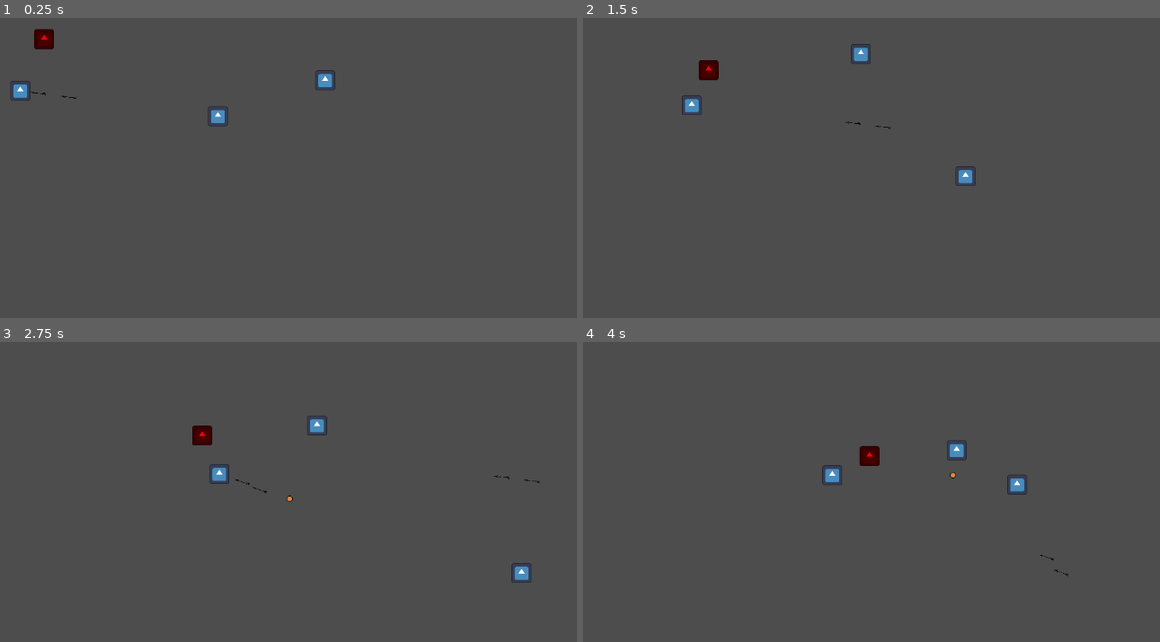
Above: before the commit, frames 1-4 (two rows, left to right).
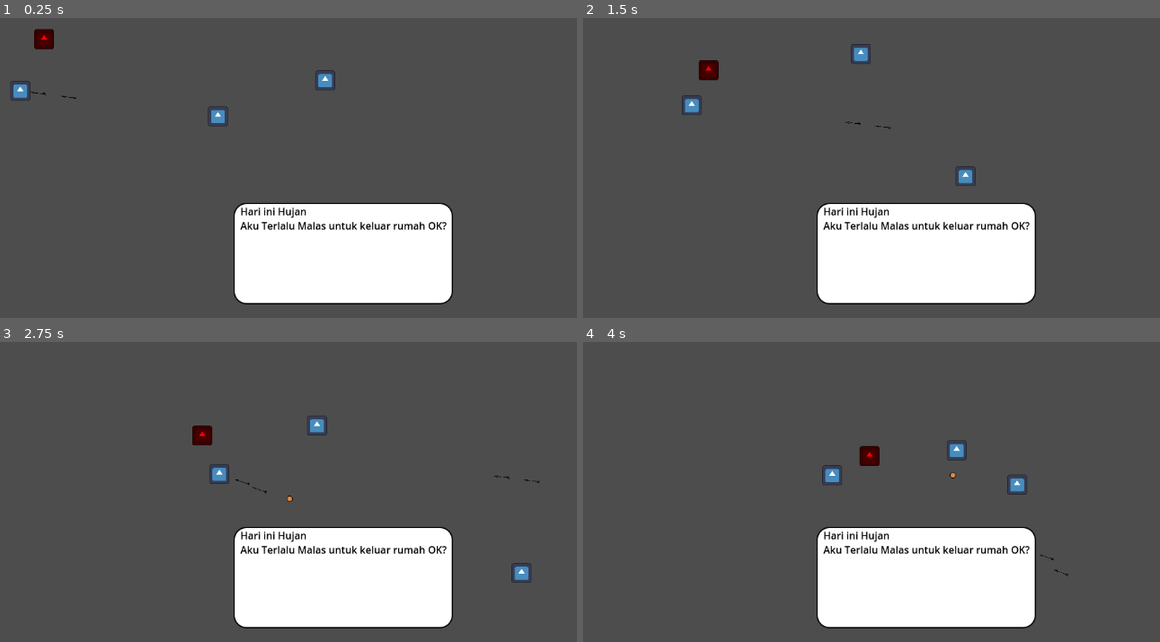
Above: after the commit, the same moments.

Repository: musyaffa-iman/GIMERSIA-FirstLineGames
Game: Godot game, scene res://scenes/game.tscn
Two runs of this game, one before a commit and one after it. Both use one fixed random seed, a clock stepped at 60 frames per second and the inputs below. The engine's default icon, where the game draws it, is replaced by a stand-in: a white triangle on a blue panel in a dark square.
Inputs:
- Up to frame 1 (0.25 s): no input
- Up to frame 2 (1.5 s): hold Right (move_right) 0.53-1.28 s; tap J (dash) at 0.6, 1.35 s; hold Down (move_down) from 1.28 s (still down)
- Up to frame 3 (2.75 s): release Down (move_down) at 2.03 s; hold Right (move_right) from 2.03 s (still down); tap J (dash) at 2.1 s
- Up to frame 4 (4 s): release Right (move_right) at 2.78 s; hold Up (move_up) 2.78-3.53 s; tap J (dash) at 2.85, 3.6 s; hold Left (move_left) from 3.53 s (still down)

The runs differ from the first frame. In frame 1, 13% of the frame differs, in the area x 40-79%, y 61-96%; in frame 2, 13%; in frame 3, 13%; in frame 4, 13%.

Commit message:
git merge dialog

Diff:
--- a/scenes/game.tscn
+++ b/scenes/game.tscn
@@ -1,11 +1,12 @@
-[gd_scene load_steps=7 format=3 uid="uid://cbuu8aicue6gp"]
+[gd_scene load_steps=8 format=3 uid="uid://cbuu8aicue6gp"]
 
 [ext_resource type="Script" uid="uid://ct067bs7jk6md" path="res://scripts/game.gd" id="1_iywne"]
 [ext_resource type="PackedScene" uid="uid://0vq5s3xjx0s1" path="res://scenes/player.tscn" id="1_uwrxv"]
 [ext_resource type="PackedScene" uid="uid://cuxt7cpgawg7m" path="res://scenes/enemy/enemy_1.tscn" id="2_yqjtg"]
 [ext_resource type="PackedScene" uid="uid://uytgyhf7bac5" path="res://scenes/enemy/boss/fire_boss.tscn" id="3_lnu2h"]
-[ext_resource type="PackedScene" uid="uid://ck8ofg0rug4mn" path="res://scenes/enemy/skeleton_enemy.tscn" id="4_lbhrr"]
+[ext_resource type="PackedScene" uid="uid://dslx82ibihoov" path="res://scenes/enemy/skeleton_enemy.tscn" id="4_lbhrr"]
 [ext_resource type="Script" uid="uid://kfoapq5wkcbc" path="res://scripts/UI/game_ui.gd" id="6_p57ef"]
+[ext_resource type="PackedScene" path="res://scenes/Dialog.tscn" id="7_u5sy4"]
 
 [node name="Game" type="Node2D"]
 script = ExtResource("1_iywne")
@@ -30,3 +31,10 @@
 offset_right = 40.0
 offset_bottom = 40.0
 script = ExtResource("6_p57ef")
+
+[node name="Dialog" parent="GameUI" instance=ExtResource("7_u5sy4")]
+layout_mode = 1
+offset_left = 25.0
+offset_top = 139.0
+offset_right = 337.0
+offset_bottom = 262.0
